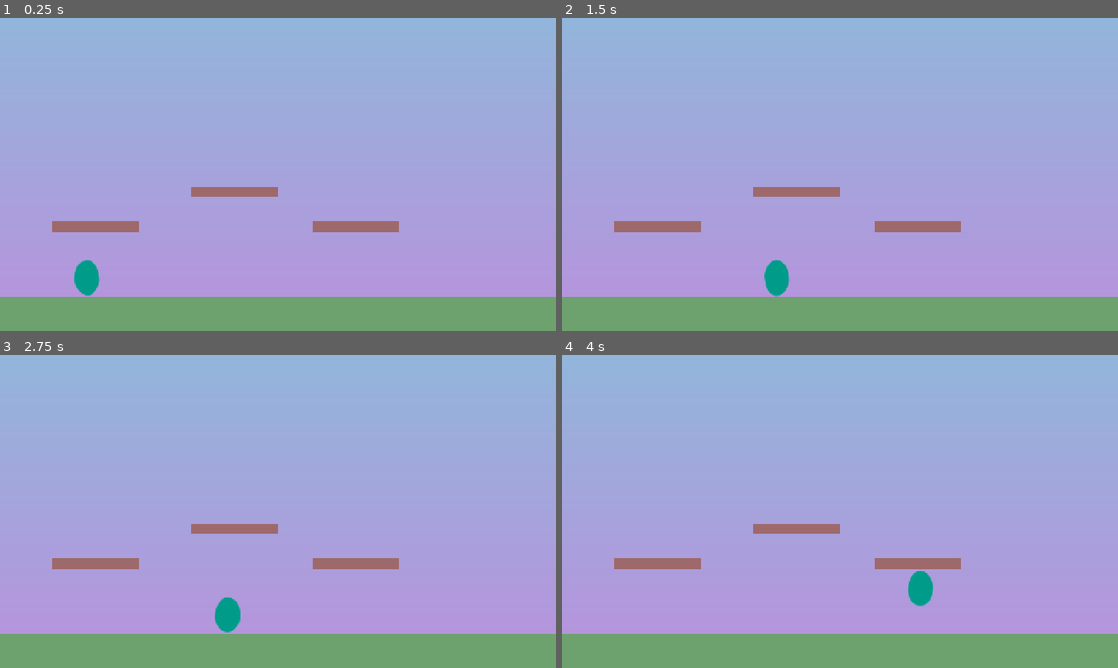
Above: before the commit, frames 1-4 (two rows, left to right).
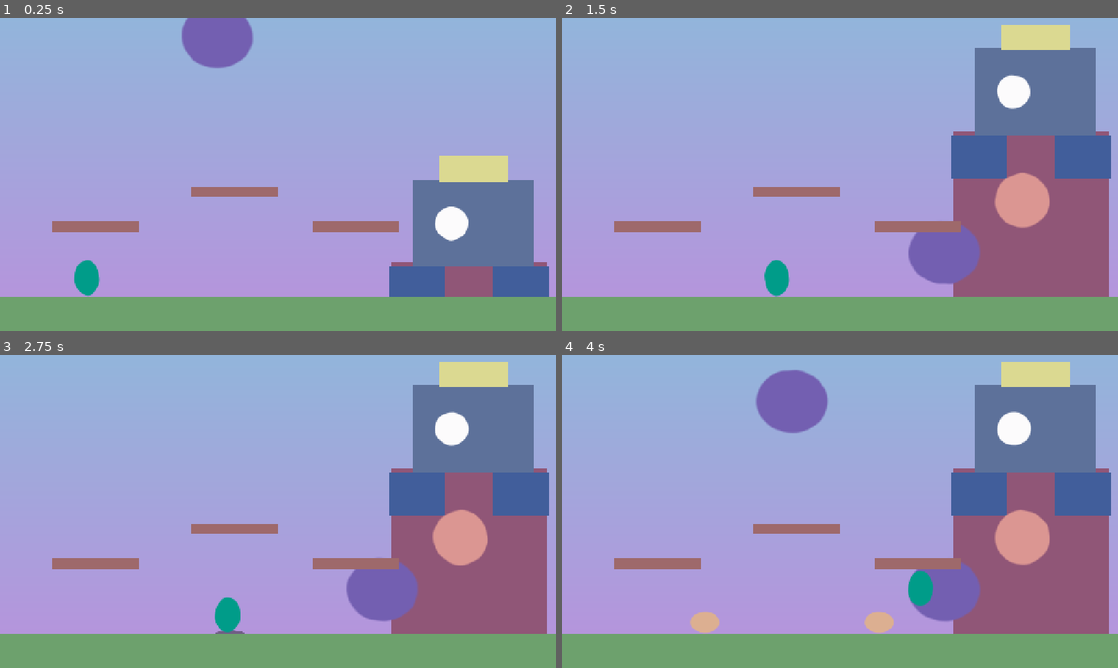
Above: after the commit, the same moments.

Repository: arnavaggarwal-dev/gamejamgamejam
Game: Godot game, scene res://scenes/game.tscn
The game is run twice, just before and just after one commit, with the same random seed, the same clock (stepped at 60 frames per second) and the same inputs.
Inputs:
- Up to frame 1 (0.25 s): no input
- Up to frame 2 (1.5 s): hold W (aim_up) 0.53-1.28 s; hold D (move_right) from 0.53 s (still down); tap Space (jump) at 0.77 s; tap J (grab) at 1.35 s
- Up to frame 3 (2.75 s): tap Space (jump) at 1.52 s; release D (move_right) at 2.03 s; hold A (move_left) from 2.03 s (still down); hold W (aim_up) from 2.03 s (still down)
- Up to frame 4 (4 s): release A (move_left) at 2.78 s; release W (aim_up) at 2.78 s; hold D (move_right) from 2.78 s (still down); tap J (grab) at 2.85 s; tap Space (jump) at 3.02, 3.77 s; hold W (aim_up) from 3.53 s (still down)

The runs differ from the first frame. In frame 1, 12% of the frame differs, in the area x 32-99%, y 0-90%; in frame 2, 23%; in frame 3, 23%; in frame 4, 25%, in the area x 23-99%, y 2-90%.

Commit message:
feat: King Kilowatt boss with slam, bombs, phases and death

Diff:
--- /dev/null
+++ b/scenes/boss/boss.gd
@@ -0,0 +1,176 @@
+class_name Boss
+extends Node2D
+## King Kilowatt. Cycles a fixed attack pattern per phase; only thrown bombs hurt him.
+## Attacks live in the AnimationPlayer: value tracks move the rig and toggle hitboxes,
+## method tracks call aim_slam / slam_impact / spawn_bomb / shake at the right frames.
+
+signal health_changed(hits_left: int, hits_total: int)
+signal phase_changed(phase: int)  # 0-based: the second phase emits 1
+signal defeated
+
+enum State { INTRO, IDLE, ATTACK, STAGGER, PHASE_SHIFT, DEAD }
+
+const HITS_PER_PHASE := 3
+const FLOOR_Y := 640.0
+const BOMB_SCENE := preload("res://scenes/boss/bomb.tscn")
+const SHOCKWAVE_SCENE := preload("res://scenes/boss/shockwave.tscn")
+const PHASES := [
+	{attacks = [&"slam", &"bombs"], speed = 1.0, rest = 1.2},
+	{attacks = [&"slam", &"bombs", &"bombs"], speed = 1.2, rest = 0.9},
+	{attacks = [&"slam", &"bombs", &"bombs"], speed = 1.45, rest = 0.6},
+]
+
+@export var projectiles: Node2D
+
+var state := State.INTRO
+var phase := 0
+var hp := HITS_PER_PHASE
+var _attack_index := 0
+var _rest_pose := {}
+
+@onready var rig: Node2D = $Rig
+@onready var head: Node2D = $Rig/Head
+@onready var eye: Node2D = $Rig/Head/Eye
+@onready var fist_l: Node2D = $Rig/FistL
+@onready var slam_anchor: Node2D = $Rig/SlamAnchor
+@onready var fist_r: Node2D = $Rig/SlamAnchor/FistR
+@onready var shadow: Node2D = $Rig/SlamAnchor/Shadow
+@onready var bomb_spawn: Marker2D = $Rig/FistL/BombSpawn
+@onready var anim: AnimationPlayer = $AnimationPlayer
+@onready var rest_timer: Timer = $RestTimer
+
+
+func _ready() -> void:
+	for n: Node2D in [head, fist_l, fist_r]:
+		_rest_pose[n] = n.position
+	$Rig/Core/WeakPoint.body_entered.connect(_on_weak_point_body_entered)
+	anim.animation_finished.connect(_on_animation_finished)
+	rest_timer.timeout.connect(_on_rest_timer_timeout)
+
+
+func start_fight() -> void:
+	_play(&"intro", State.INTRO)
+
+
+func hits_total() -> int:
+	return HITS_PER_PHASE * PHASES.size()
+
+
+func hits_left() -> int:
+	return (PHASES.size() - 1 - phase) * HITS_PER_PHASE + hp
+
+
+func next_attack() -> StringName:
+	var attacks: Array = PHASES[phase].attacks
+	var attack: StringName = attacks[_attack_index % attacks.size()]
+	_attack_index += 1
+	return attack
+
+
+## Returns true if the hit counted. The boss is only vulnerable while idle or attacking.
+func take_hit() -> bool:
+	if state != State.IDLE and state != State.ATTACK:
+		return false
+	hp -= 1
+	health_changed.emit(hits_left(), hits_total())
+	get_tree().call_group("camera", "hitstop", 0.08)
+	if hp <= 0:
+		_advance_phase()
+	else:
+		_play(&"stagger", State.STAGGER)
+	return true
+
+
+func restart_phase() -> void:
+	if state == State.DEAD:
+		return
+	hp = HITS_PER_PHASE
+	_attack_index = 0
+	health_changed.emit(hits_left(), hits_total())
+	_rest()
+
+
+# --- called from animation method tracks ---
+
+func aim_slam() -> void:
+	var player := get_tree().get_first_node_in_group("player") as Node2D
+	var x := player.global_position.x if player else 400.0
+	slam_anchor.position.x = clampf(x, 80.0, 880.0)
+
+
+func slam_impact() -> void:
+	shake(18.0)
+	for dir in [-1, 1]:
+		var wave: Shockwave = SHOCKWAVE_SCENE.instantiate()
+		wave.direction = dir
+		_spawn_parent().add_child(wave)
+		wave.global_position = Vector2(slam_anchor.global_position.x, FLOOR_Y)
+
+
+func spawn_bomb() -> void:
+	var bomb: Bomb = BOMB_SCENE.instantiate()
+	_spawn_parent().add_child(bomb)
+	bomb.global_position = bomb_spawn.global_position
+	bomb.linear_velocity = Vector2(randf_range(-650.0, -250.0), -350.0)
+
+
+func shake(amount: float) -> void:
+	get_tree().call_group("camera", "shake", amount)
+
+
+# --- internals ---
+
+func _advance_phase() -> void:
+	rest_timer.stop()
+	if phase == PHASES.size() - 1:
+		_play(&"death", State.DEAD)
+		defeated.emit()
+		return
+	phase += 1
+	hp = HITS_PER_PHASE
+	_attack_index = 0
+	phase_changed.emit(phase)
+	_play(StringName("phase_%d" % (phase + 1)), State.PHASE_SHIFT)
+
+
+func _rest() -> void:
+	_play(&"idle", State.IDLE)
+	rest_timer.start(PHASES[phase].rest)
+
+
+func _play(anim_name: StringName, new_state: State) -> void:
+	_reset_rig()
+	state = new_state
+	anim.speed_scale = PHASES[phase].speed
+	anim.play(anim_name)
+
+
+func _reset_rig() -> void:
+	for n: Node2D in _rest_pose:
+		n.position = _rest_pose[n]
+	rig.position = Vector2.ZERO
+	rig.modulate = Color.WHITE
+	eye.modulate = Color.WHITE
+	shadow.hide()
+	$Rig/SlamAnchor/FistR/Hitbox/CollisionShape2D.set_deferred("disabled", true)
+
+
+func _spawn_parent() -> Node:
+	return projectiles if projectiles else get_parent()
+
+
+func _on_animation_finished(_anim_name: StringName) -> void:
+	if state in [State.INTRO, State.ATTACK, State.STAGGER, State.PHASE_SHIFT]:
+		_rest()
+
+
+func _on_rest_timer_timeout() -> void:
+	if state == State.IDLE:
+		_play(next_attack(), State.ATTACK)
+
+
+func _on_weak_point_body_entered(body: Node2D) -> void:
+	var bomb := body as Bomb
+	if bomb and bomb.thrown and not bomb.exploded:
+		bomb.explode()
+		take_hit()
--- /dev/null
+++ b/scenes/boss/boss.tscn
@@ -0,0 +1,532 @@
+[gd_scene format=3]
+
+[ext_resource type="Script" path="res://scenes/boss/boss.gd" id="1_boss"]
+[ext_resource type="Material" path="res://assets/shaders/boil_material.tres" id="2_boil"]
+
+[sub_resource type="Gradient" id="Gradient_torso"]
+offsets = PackedFloat32Array(0, 1)
+colors = PackedColorArray(0.565, 0.337, 0.467, 1, 0.565, 0.337, 0.467, 1)
+
+[sub_resource type="GradientTexture2D" id="GradientTexture2D_torso"]
+gradient = SubResource("Gradient_torso")
+width = 360
+height = 420
+
+[sub_resource type="Gradient" id="Gradient_armor"]
+offsets = PackedFloat32Array(0, 1)
+colors = PackedColorArray(0.255, 0.369, 0.608, 1, 0.255, 0.369, 0.608, 1)
+
+[sub_resource type="GradientTexture2D" id="GradientTexture2D_armor"]
+gradient = SubResource("Gradient_armor")
+width = 130
+height = 100
+
+[sub_resource type="Gradient" id="Gradient_core"]
+offsets = PackedFloat32Array(0, 0.94, 1)
+colors = PackedColorArray(0.859, 0.588, 0.573, 1, 0.859, 0.588, 0.573, 1, 0.859, 0.588, 0.573, 0)
+
+[sub_resource type="GradientTexture2D" id="GradientTexture2D_core"]
+gradient = SubResource("Gradient_core")
+width = 130
+height = 130
+fill = 1
+fill_from = Vector2(0.5, 0.5)
+fill_to = Vector2(1, 0.5)
+
+[sub_resource type="Gradient" id="Gradient_head"]
+offsets = PackedFloat32Array(0, 1)
+colors = PackedColorArray(0.365, 0.443, 0.604, 1, 0.365, 0.443, 0.604, 1)
+
+[sub_resource type="GradientTexture2D" id="GradientTexture2D_head"]
+gradient = SubResource("Gradient_head")
+width = 280
+height = 200
+
+[sub_resource type="Gradient" id="Gradient_crown"]
+offsets = PackedFloat32Array(0, 1)
+colors = PackedColorArray(0.859, 0.851, 0.569, 1, 0.859, 0.851, 0.569, 1)
+
+[sub_resource type="GradientTexture2D" id="GradientTexture2D_crown"]
+gradient = SubResource("Gradient_crown")
+width = 160
+height = 60
+
+[sub_resource type="Gradient" id="Gradient_eye"]
+offsets = PackedFloat32Array(0, 0.94, 1)
+colors = PackedColorArray(0.988, 0.984, 0.988, 1, 0.988, 0.984, 0.988, 1, 0.988, 0.984, 0.988, 0)
+
+[sub_resource type="GradientTexture2D" id="GradientTexture2D_eye"]
+gradient = SubResource("Gradient_eye")
+width = 80
+height = 80
+fill = 1
+fill_from = Vector2(0.5, 0.5)
+fill_to = Vector2(1, 0.5)
+
+[sub_resource type="Gradient" id="Gradient_fist"]
+offsets = PackedFloat32Array(0, 0.94, 1)
+colors = PackedColorArray(0.451, 0.373, 0.694, 1, 0.451, 0.373, 0.694, 1, 0.451, 0.373, 0.694, 0)
+
+[sub_resource type="GradientTexture2D" id="GradientTexture2D_fist"]
+gradient = SubResource("Gradient_fist")
+width = 170
+height = 150
+fill = 1
+fill_from = Vector2(0.5, 0.5)
+fill_to = Vector2(1, 0.5)
+
+[sub_resource type="Gradient" id="Gradient_shadow"]
+offsets = PackedFloat32Array(0, 0.94, 1)
+colors = PackedColorArray(0.176, 0.153, 0.188, 0.5, 0.176, 0.153, 0.188, 0.5, 0.176, 0.153, 0.188, 0)
+
+[sub_resource type="GradientTexture2D" id="GradientTexture2D_shadow"]
+gradient = SubResource("Gradient_shadow")
+width = 220
+height = 40
+fill = 1
+fill_from = Vector2(0.5, 0.5)
+fill_to = Vector2(1, 0.5)
+
+[sub_resource type="CircleShape2D" id="CircleShape2D_core"]
+radius = 70.0
+
+[sub_resource type="RectangleShape2D" id="RectangleShape2D_fist"]
+size = Vector2(150, 130)
+
+[sub_resource type="Animation" id="Animation_idle"]
+resource_name = "idle"
+length = 1.6
+loop_mode = 1
+tracks/0/type = "value"
+tracks/0/imported = false
+tracks/0/enabled = true
+tracks/0/path = NodePath("Rig/Head:position")
+tracks/0/interp = 1
+tracks/0/loop_wrap = true
+tracks/0/keys = {
+"times": PackedFloat32Array(0, 0.8, 1.6),
+"transitions": PackedFloat32Array(1, 1, 1),
+"update": 0,
+"values": [Vector2(1090, 170), Vector2(1090, 182), Vector2(1090, 170)]
+}
+tracks/1/type = "value"
+tracks/1/imported = false
+tracks/1/enabled = true
+tracks/1/path = NodePath("Rig/FistL:position")
+tracks/1/interp = 1
+tracks/1/loop_wrap = true
+tracks/1/keys = {
+"times": PackedFloat32Array(0, 0.8, 1.6),
+"transitions": PackedFloat32Array(1, 1, 1),
+"update": 0,
+"values": [Vector2(880, 540), Vector2(880, 556), Vector2(880, 540)]
+}
+
+[sub_resource type="Animation" id="Animation_intro"]
+resource_name = "intro"
+length = 1.5
+tracks/0/type = "value"
+tracks/0/imported = false
+tracks/0/enabled = true
+tracks/0/path = NodePath("Rig:position")
+tracks/0/interp = 1
+tracks/0/loop_wrap = true
+tracks/0/keys = {
+"times": PackedFloat32Array(0, 1.2),
+"transitions": PackedFloat32Array(0.4, 1),
+"update": 0,
+"values": [Vector2(0, 520), Vector2(0, 0)]
+}
+tracks/1/type = "method"
+tracks/1/imported = false
+tracks/1/enabled = true
+tracks/1/path = NodePath(".")
+tracks/1/interp = 1
+tracks/1/loop_wrap = true
+tracks/1/keys = {
+"times": PackedFloat32Array(1.2),
+"transitions": PackedFloat32Array(1),
+"values": [{
+"args": [14.0],
+"method": &"shake"
+}]
+}
+
+[sub_resource type="Animation" id="Animation_slam"]
+resource_name = "slam"
+length = 1.4
+tracks/0/type = "value"
+tracks/0/imported = false
+tracks/0/enabled = true
+tracks/0/path = NodePath("Rig/SlamAnchor/FistR:position")
+tracks/0/interp = 1
+tracks/0/loop_wrap = true
+tracks/0/keys = {
+"times": PackedFloat32Array(0, 0.7, 0.85, 1.1, 1.4),
+"transitions": PackedFloat32Array(0.5, 2, 1, 1, 1),
+"update": 0,
+"values": [Vector2(0, -260), Vector2(0, 40), Vector2(0, 565), Vector2(0, 565), Vector2(0, -260)]
+}
+tracks/1/type = "value"
+tracks/1/imported = false
+tracks/1/enabled = true
+tracks/1/path = NodePath("Rig/SlamAnchor/Shadow:visible")
+tracks/1/interp = 1
+tracks/1/loop_wrap = true
+tracks/1/keys = {
+"times": PackedFloat32Array(0, 1.1),
+"transitions": PackedFloat32Array(1, 1),
+"update": 1,
+"values": [true, false]
+}
+tracks/2/type = "value"
+tracks/2/imported = false
+tracks/2/enabled = true
+tracks/2/path = NodePath("Rig/SlamAnchor/Shadow:scale")
+tracks/2/interp = 1
+tracks/2/loop_wrap = true
+tracks/2/keys = {
+"times": PackedFloat32Array(0, 0.85),
+"transitions": PackedFloat32Array(1, 1),
+"update": 0,
+"values": [Vector2(0.3, 0.3), Vector2(1, 1)]
+}
+tracks/3/type = "value"
+tracks/3/imported = false
+tracks/3/enabled = true
+tracks/3/path = NodePath("Rig/SlamAnchor/FistR/Hitbox/CollisionShape2D:disabled")
+tracks/3/interp = 1
+tracks/3/loop_wrap = true
+tracks/3/keys = {
+"times": PackedFloat32Array(0, 0.75, 1.1),
+"transitions": PackedFloat32Array(1, 1, 1),
+"update": 1,
+"values": [true, false, true]
+}
+tracks/4/type = "method"
+tracks/4/imported = false
+tracks/4/enabled = true
+tracks/4/path = NodePath(".")
+tracks/4/interp = 1
+tracks/4/loop_wrap = true
+tracks/4/keys = {
+"times": PackedFloat32Array(0, 0.85),
+"transitions": PackedFloat32Array(1, 1),
+"values": [{
+"args": [],
+"method": &"aim_slam"
+}, {
+"args": [],
+"method": &"slam_impact"
+}]
+}
+
+[sub_resource type="Animation" id="Animation_bombs"]
+resource_name = "bombs"
+length = 1.5
+tracks/0/type = "value"
+tracks/0/imported = false
+tracks/0/enabled = true
+tracks/0/path = NodePath("Rig/FistL:position")
+tracks/0/interp = 1
+tracks/0/loop_wrap = true
+tracks/0/keys = {
+"times": PackedFloat32Array(0, 0.3, 0.45, 0.75, 0.9, 1.5),
+"transitions": PackedFloat32Array(1, 1, 1, 1, 1, 1),
+"update": 0,
+"values": [Vector2(880, 540), Vector2(960, 330), Vector2(840, 380), Vector2(960, 330), Vector2(840, 380), Vector2(880, 540)]
+}
+tracks/1/type = "method"
+tracks/1/imported = false
+tracks/1/enabled = true
+tracks/1/path = NodePath(".")
+tracks/1/interp = 1
+tracks/1/loop_wrap = true
+tracks/1/keys = {
+"times": PackedFloat32Array(0.45, 0.9),
+"transitions": PackedFloat32Array(1, 1),
+"values": [{
+"args": [],
+"method": &"spawn_bomb"
+}, {
+"args": [],
+"method": &"spawn_bomb"
+}]
+}
+
+[sub_resource type="Animation" id="Animation_stagger"]
+resource_name = "stagger"
+length = 0.8
+tracks/0/type = "value"
+tracks/0/imported = false
+tracks/0/enabled = true
+tracks/0/path = NodePath("Rig:position")
+tracks/0/interp = 1
+tracks/0/loop_wrap = true
+tracks/0/keys = {
+"times": PackedFloat32Array(0, 0.1, 0.2, 0.3, 0.5),
+"transitions": PackedFloat32Array(1, 1, 1, 1, 1),
+"update": 0,
+"values": [Vector2(0, 0), Vector2(14, 0), Vector2(-14, 0), Vector2(8, 0), Vector2(0, 0)]
+}
+tracks/1/type = "value"
+tracks/1/imported = false
+tracks/1/enabled = true
+tracks/1/path = NodePath("Rig:modulate")
+tracks/1/interp = 1
+tracks/1/loop_wrap = true
+tracks/1/keys = {
+"times": PackedFloat32Array(0, 0.5),
+"transitions": PackedFloat32Array(1, 1),
+"update": 0,
+"values": [Color(1, 0.45, 0.45, 1), Color(1, 1, 1, 1)]
+}
+
+[sub_resource type="Animation" id="Animation_phase_2"]
+resource_name = "phase_2"
+length = 1.4
+tracks/0/type = "value"
+tracks/0/imported = false
+tracks/0/enabled = true
+tracks/0/path = NodePath("Rig/ArmorL:position")
+tracks/0/interp = 1
+tracks/0/loop_wrap = true
+tracks/0/keys = {
+"times": PackedFloat32Array(0, 1.2),
+"transitions": PackedFloat32Array(2, 1),
+"update": 0,
+"values": [Vector2(960, 320), Vector2(880, 900)]
+}
+tracks/1/type = "value"
+tracks/1/imported = false
+tracks/1/enabled = true
+tracks/1/path = NodePath("Rig/ArmorL:rotation")
+tracks/1/interp = 1
+tracks/1/loop_wrap = true
+tracks/1/keys = {
+"times": PackedFloat32Array(0, 1.2),
+"transitions": PackedFloat32Array(1, 1),
+"update": 0,
+"values": [0.0, 2.5]
+}
+tracks/2/type = "value"
+tracks/2/imported = false
+tracks/2/enabled = true
+tracks/2/path = NodePath("Rig:modulate")
+tracks/2/interp = 1
+tracks/2/loop_wrap = true
+tracks/2/keys = {
+"times": PackedFloat32Array(0, 0.6),
+"transitions": PackedFloat32Array(1, 1),
+"update": 0,
+"values": [Color(1, 0.45, 0.45, 1), Color(1, 1, 1, 1)]
+}
+tracks/3/type = "method"
+tracks/3/imported = false
+tracks/3/enabled = true
+tracks/3/path = NodePath(".")
+tracks/3/interp = 1
+tracks/3/loop_wrap = true
+tracks/3/keys = {
+"times": PackedFloat32Array(0),
+"transitions": PackedFloat32Array(1),
+"values": [{
+"args": [20.0],
+"method": &"shake"
+}]
+}
+
+[sub_resource type="Animation" id="Animation_phase_3"]
+resource_name = "phase_3"
+length = 1.4
+tracks/0/type = "value"
+tracks/0/imported = false
+tracks/0/enabled = true
+tracks/0/path = NodePath("Rig/ArmorR:position")
+tracks/0/interp = 1
+tracks/0/loop_wrap = true
+tracks/0/keys = {
+"times": PackedFloat32Array(0, 1.2),
+"transitions": PackedFloat32Array(2, 1),
+"update": 0,
+"values": [Vector2(1200, 320), Vector2(1280, 900)]
+}
+tracks/1/type = "value"
+tracks/1/imported = false
+tracks/1/enabled = true
+tracks/1/path = NodePath("Rig/ArmorR:rotation")
+tracks/1/interp = 1
+tracks/1/loop_wrap = true
+tracks/1/keys = {
+"times": PackedFloat32Array(0, 1.2),
+"transitions": PackedFloat32Array(1, 1),
+"update": 0,
+"values": [0.0, -2.5]
+}
+tracks/2/type = "value"
+tracks/2/imported = false
+tracks/2/enabled = true
+tracks/2/path = NodePath("Rig:modulate")
+tracks/2/interp = 1
+tracks/2/loop_wrap = true
+tracks/2/keys = {
+"times": PackedFloat32Array(0, 0.6),
+"transitions": PackedFloat32Array(1, 1),
+"update": 0,
+"values": [Color(1, 0.45, 0.45, 1), Color(1, 1, 1, 1)]
+}
+tracks/3/type = "method"
+tracks/3/imported = false
+tracks/3/enabled = true
+tracks/3/path = NodePath(".")
+tracks/3/interp = 1
+tracks/3/loop_wrap = true
+tracks/3/keys = {
+"times": PackedFloat32Array(0),
+"transitions": PackedFloat32Array(1),
+"values": [{
+"args": [20.0],
+"method": &"shake"
+}]
+}
+
+[sub_resource type="Animation" id="Animation_death"]
+resource_name = "death"
+length = 2.5
+tracks/0/type = "value"
+tracks/0/imported = false
+tracks/0/enabled = true
+tracks/0/path = NodePath("Rig:position")
+tracks/0/interp = 1
+tracks/0/loop_wrap = true
+tracks/0/keys = {
+"times": PackedFloat32Array(0, 0.15, 0.3, 0.45, 0.6, 2.5),
+"transitions": PackedFloat32Array(1, 1, 1, 1, 2, 1),
+"update": 0,
+"values": [Vector2(0, 0), Vector2(16, 0), Vector2(-16, 0), Vector2(12, 0), Vector2(-12, 0), Vector2(0, 700)]
+}
+tracks/1/type = "value"
+tracks/1/imported = false
+tracks/1/enabled = true
+tracks/1/path = NodePath("Rig:modulate")
+tracks/1/interp = 1
+tracks/1/loop_wrap = true
+tracks/1/keys = {
+"times": PackedFloat32Array(0, 2.5),
+"transitions": PackedFloat32Array(1, 1),
+"update": 0,
+"values": [Color(1, 1, 1, 1), Color(0.5, 0.5, 0.5, 1)]
+}
+tracks/2/type = "method"
+tracks/2/imported = false
+tracks/2/enabled = true
+tracks/2/path = NodePath(".")
+tracks/2/interp = 1
+tracks/2/loop_wrap = true
+tracks/2/keys = {
+"times": PackedFloat32Array(0),
+"transitions": PackedFloat32Array(1),
+"values": [{
+"args": [25.0],
+"method": &"shake"
+}]
+}
+
+[sub_resource type="AnimationLibrary" id="AnimationLibrary_boss"]
+_data = {
+&"bombs": SubResource("Animation_bombs"),
+&"death": SubResource("Animation_death"),
+&"idle": SubResource("Animation_idle"),
+&"intro": SubResource("Animation_intro"),
+&"phase_2": SubResource("Animation_phase_2"),
+&"phase_3": SubResource("Animation_phase_3"),
+&"slam": SubResource("Animation_slam"),
+&"stagger": SubResource("Animation_stagger")
+}
+
+[node name="Boss" type="Node2D"]
+script = ExtResource("1_boss")
+
+[node name="Rig" type="Node2D" parent="."]
+position = Vector2(0, 520)
+
+[node name="Torso" type="Sprite2D" parent="Rig"]
+material = ExtResource("2_boil")
+position = Vector2(1080, 470)
+texture = SubResource("GradientTexture2D_torso")
+
+[node name="ArmorL" type="Sprite2D" parent="Rig"]
+material = ExtResource("2_boil")
+position = Vector2(960, 320)
+texture = SubResource("GradientTexture2D_armor")
+
+[node name="ArmorR" type="Sprite2D" parent="Rig"]
+material = ExtResource("2_boil")
+position = Vector2(1200, 320)
+texture = SubResource("GradientTexture2D_armor")
+
+[node name="Core" type="Sprite2D" parent="Rig"]
+material = ExtResource("2_boil")
+position = Vector2(1060, 420)
+texture = SubResource("GradientTexture2D_core")
+
+[node name="WeakPoint" type="Area2D" parent="Rig/Core"]
+collision_layer = 16
+collision_mask = 4
+monitorable = false
+
+[node name="CollisionShape2D" type="CollisionShape2D" parent="Rig/Core/WeakPoint"]
+shape = SubResource("CircleShape2D_core")
+
+[node name="Head" type="Sprite2D" parent="Rig"]
+material = ExtResource("2_boil")
+position = Vector2(1090, 170)
+texture = SubResource("GradientTexture2D_head")
+
+[node name="Crown" type="Sprite2D" parent="Rig/Head"]
+material = ExtResource("2_boil")
+position = Vector2(0, -125)
+texture = SubResource("GradientTexture2D_crown")
+
+[node name="Eye" type="Sprite2D" parent="Rig/Head"]
+material = ExtResource("2_boil")
+position = Vector2(-50, 0)
+texture = SubResource("GradientTexture2D_eye")
+
+[node name="FistL" type="Sprite2D" parent="Rig"]
+material = ExtResource("2_boil")
+position = Vector2(880, 540)
+texture = SubResource("GradientTexture2D_fist")
+
+[node name="BombSpawn" type="Marker2D" parent="Rig/FistL"]
+position = Vector2(-20, -60)
+
+[node name="SlamAnchor" type="Node2D" parent="Rig"]
+position = Vector2(500, 0)
+
+[node name="Shadow" type="Sprite2D" parent="Rig/SlamAnchor"]
+visible = false
+position = Vector2(0, 640)
+texture = SubResource("GradientTexture2D_shadow")
+
+[node name="FistR" type="Sprite2D" parent="Rig/SlamAnchor"]
+material = ExtResource("2_boil")
+position = Vector2(0, -260)
+texture = SubResource("GradientTexture2D_fist")
+
+[node name="Hitbox" type="Area2D" parent="Rig/SlamAnchor/FistR"]
+collision_layer = 8
+collision_mask = 0
+monitoring = false
+
+[node name="CollisionShape2D" type="CollisionShape2D" parent="Rig/SlamAnchor/FistR/Hitbox"]
+shape = SubResource("RectangleShape2D_fist")
+disabled = true
+
+[node name="AnimationPlayer" type="AnimationPlayer" parent="."]
+libraries = {
+&"": SubResource("AnimationLibrary_boss")
+}
+
+[node name="RestTimer" type="Timer" parent="."]
+one_shot = true
--- /dev/null
+++ b/scenes/boss/shockwave.gd
@@ -0,0 +1,16 @@
+class_name Shockwave
+extends Area2D
+## Ground wave from a fist slam. Jump over it.
+
+@export var speed := 480.0
+var direction := 1
+
+
+func _ready() -> void:
+	$Art.scale.x = direction
+
+
+func _physics_process(delta: float) -> void:
+	position.x += speed * direction * delta
+	if position.x < -150.0 or position.x > 1430.0:
+		queue_free()
--- /dev/null
+++ b/scenes/boss/shockwave.tscn
@@ -0,0 +1,34 @@
+[gd_scene format=3]
+
+[ext_resource type="Script" path="res://scenes/boss/shockwave.gd" id="1_wave"]
+[ext_resource type="Material" path="res://assets/shaders/boil_material.tres" id="2_boil"]
+
+[sub_resource type="Gradient" id="Gradient_wave"]
+offsets = PackedFloat32Array(0, 0.94, 1)
+colors = PackedColorArray(0.863, 0.686, 0.569, 1, 0.863, 0.686, 0.569, 1, 0.863, 0.686, 0.569, 0)
+
+[sub_resource type="GradientTexture2D" id="GradientTexture2D_wave"]
+gradient = SubResource("Gradient_wave")
+width = 70
+height = 50
+fill = 1
+fill_from = Vector2(0.5, 0.5)
+fill_to = Vector2(1, 0.5)
+
+[sub_resource type="RectangleShape2D" id="RectangleShape2D_wave"]
+size = Vector2(50, 36)
+
+[node name="Shockwave" type="Area2D"]
+collision_layer = 8
+collision_mask = 0
+monitoring = false
+script = ExtResource("1_wave")
+
+[node name="Art" type="Sprite2D" parent="."]
+material = ExtResource("2_boil")
+position = Vector2(0, -25)
+texture = SubResource("GradientTexture2D_wave")
+
+[node name="CollisionShape2D" type="CollisionShape2D" parent="."]
+position = Vector2(0, -18)
+shape = SubResource("RectangleShape2D_wave")
--- a/scenes/game.gd
+++ b/scenes/game.gd
@@ -2,12 +2,14 @@
 ## Arena root: wires player, boss and HUD together and handles restarts.
 
 @onready var player: Player = $Player
+@onready var boss: Boss = $Boss
 @onready var projectiles: Node2D = $Projectiles
 @onready var respawn: Marker2D = $RespawnPoint
 
 
 func _ready() -> void:
 	player.died.connect(_on_player_died)
+	boss.start_fight()
 
 
 func _on_player_died() -> void:
@@ -15,3 +17,4 @@
 	for child in projectiles.get_children():
 		child.queue_free()
 	player.reset(respawn.global_position)
+	boss.restart_phase()
--- a/scenes/game.tscn
+++ b/scenes/game.tscn
@@ -2,6 +2,7 @@
 
 [ext_resource type="Script" path="res://scenes/game.gd" id="1_game"]
 [ext_resource type="Script" path="res://scenes/camera.gd" id="2_cam"]
+[ext_resource type="PackedScene" path="res://scenes/boss/boss.tscn" id="5_boss"]
 [ext_resource type="PackedScene" path="res://scenes/player/player.tscn" id="3_player"]
 [ext_resource type="Material" path="res://assets/shaders/boil_material.tres" id="4_boil"]
 
@@ -49,6 +50,9 @@
 [node name="Background" type="Sprite2D" parent="."]
 position = Vector2(640, 360)
 texture = SubResource("GradientTexture2D_sky")
+
+[node name="Boss" parent="." node_paths=PackedStringArray("projectiles") instance=ExtResource("5_boss")]
+projectiles = NodePath("../Projectiles")
 
 [node name="Arena" type="Node2D" parent="."]
 
--- a/tests/test_logic.gd
+++ b/tests/test_logic.gd
@@ -28,6 +28,7 @@
 	_test_bomb()
 	await _test_player()
 	await _test_arena()
+	await _test_boss()
 	if _errors.count:
 		printerr("%d engine/script error(s) during tests" % _errors.count)
 	print("%d failure(s)" % failures)
@@ -89,3 +90,35 @@
 func _on_timeout() -> void:
 	printerr("TIMEOUT: a test crashed or hung")
 	quit(2)
+
+
+func _test_boss() -> void:
+	var boss: Boss = load("res://scenes/boss/boss.tscn").instantiate()
+	root.add_child(boss)
+	await process_frame
+	check(not boss.take_hit(), "boss ignores hits during the intro")
+	check([boss.next_attack(), boss.next_attack(), boss.next_attack()] == [&"slam", &"bombs", &"slam"], "phase 1 cycles slam, bombs")
+	var phases := []
+	var won := [false]
+	boss.phase_changed.connect(func(p: int) -> void: phases.append(p))
+	boss.defeated.connect(func() -> void: won[0] = true)
+	for i in boss.hits_total():
+		boss.state = Boss.State.IDLE
+		boss.take_hit()
+	check(phases == [1, 2], "phase advances every 3 hits")
+	check(won[0] and boss.state == Boss.State.DEAD, "9 hits defeat the boss")
+	boss.queue_free()
+
+	var boss2: Boss = load("res://scenes/boss/boss.tscn").instantiate()
+	root.add_child(boss2)
+	boss2.rig.position = Vector2.ZERO
+	boss2.state = Boss.State.IDLE
+	var bomb: Bomb = load("res://scenes/boss/bomb.tscn").instantiate()
+	root.add_child(bomb)
+	bomb.global_position = boss2.get_node("Rig/Core").global_position
+	bomb.throw(Vector2.ZERO)
+	for i in 5:
+		await physics_frame
+	check(boss2.hp == Boss.HITS_PER_PHASE - 1 and bomb.exploded, "a thrown bomb on the core hurts the boss")
+	boss2.queue_free()
+	await process_frame
Not shown, added: scenes/boss/boss.gd.uid
Not shown, added: scenes/boss/shockwave.gd.uid
